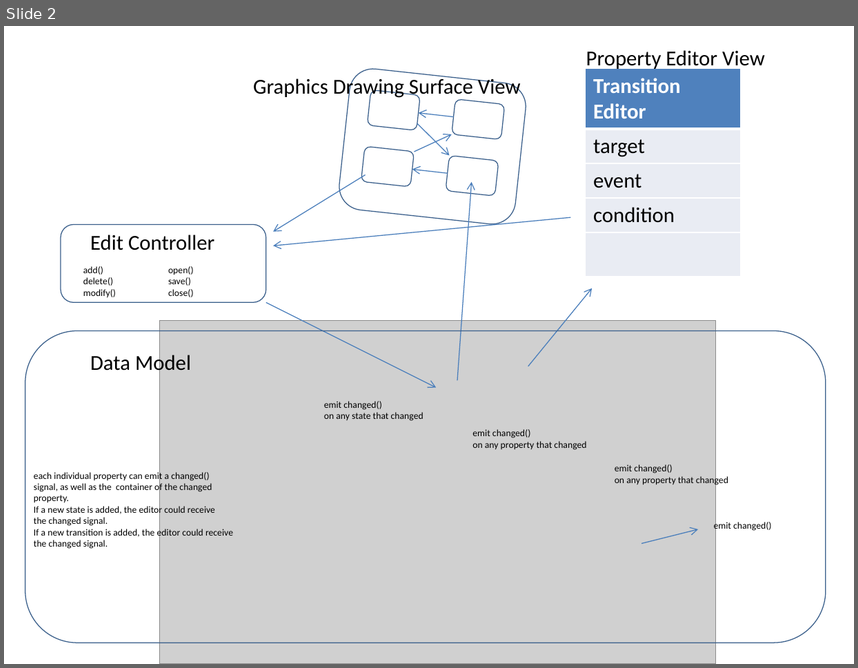
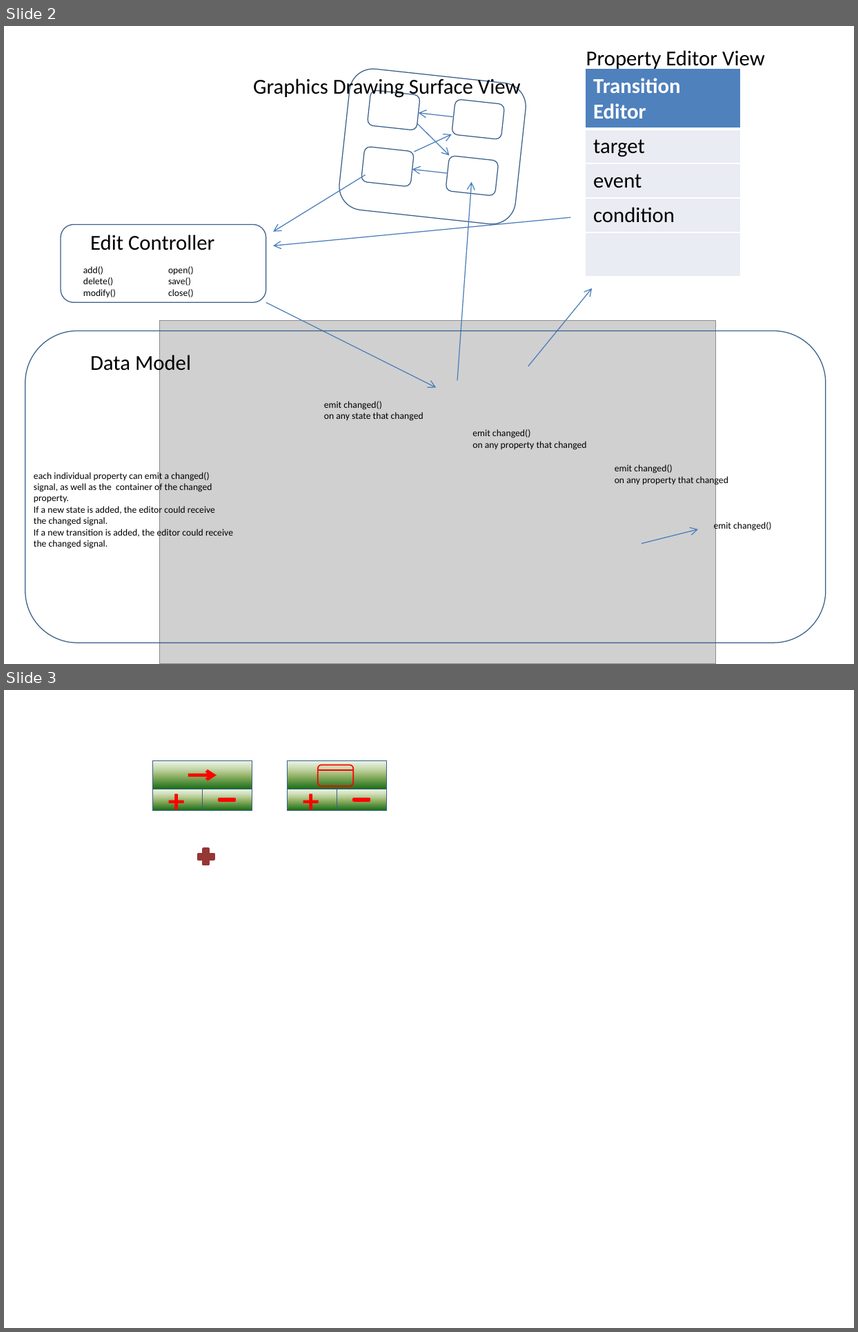
Before and after one commit to daviddrell/visualsc, a slide deck: design.pptx. Shown one above the other, each under a label of ours: slide 2 before the commit, slides 2 and 3 after it. The pictures are 858x668 and 858x1332 pixels, drawn with LibreOffice and Linux fonts; fonts in the diff are those of the drawing; grey boxes stand for pictures. Boxes give left, top, right and bottom in pixels: in the first picture for what was removed or moved away, otherwise in the second. Text is boxed around its words. In the diff, an @@ line names an element or a change of style, - is before the commit and + after.

```diff
--- a/design.pptx
+++ b/design.pptx
@@ slide 3 added at bbox=[4, 690, 854, 1328], background #FFFFFF @@
@@ rectangle added at bbox=[153, 760, 252, 789], fill gradient #DDEBCF to #9CB86E to #156B13, outline #3A5F8C 0.5 pt @@
@@ rectangle added at bbox=[287, 760, 386, 789], fill gradient #DDEBCF to #9CB86E to #156B13, outline #3A5F8C 0.5 pt @@
@@ rounded rectangle added at bbox=[318, 765, 353, 786], outline #FF0000 1 pt @@
@@ line added from (318, 770) to (353, 770), #FF0000 1 pt @@
@@ rectangle added at bbox=[153, 789, 202, 811], fill gradient #DDEBCF to #9CB86E to #156B13, outline #3A5F8C 0.5 pt @@
@@ text added at bbox=[159, 775, 195, 823], 28 pt, text #FF0000, bold @@
++
@@ arrow added from (188, 775) to (217, 775), #FF0000 2.75 pt @@
@@ rectangle added at bbox=[202, 789, 252, 811], fill gradient #DDEBCF to #9CB86E to #156B13, outline #3A5F8C 0.5 pt @@
@@ rectangle added at bbox=[287, 789, 337, 811], fill gradient #DDEBCF to #9CB86E to #156B13, outline #3A5F8C 0.5 pt @@
@@ text added at bbox=[294, 775, 330, 823], 28 pt, text #FF0000, bold @@
++
@@ rectangle added at bbox=[337, 789, 386, 811], fill gradient #DDEBCF to #9CB86E to #156B13, outline #3A5F8C 0.5 pt @@
@@ math minus added at bbox=[217, 796, 238, 803], fill #FF0000, outline #FF0000 2 pt @@
@@ math minus added at bbox=[351, 796, 372, 803], fill #FF0000, outline #FF0000 2 pt @@
@@ plus sign added at bbox=[195, 845, 217, 867], fill #953735, outline #953735 2 pt @@
```
Also in this commit, not shown: 15 other files.
